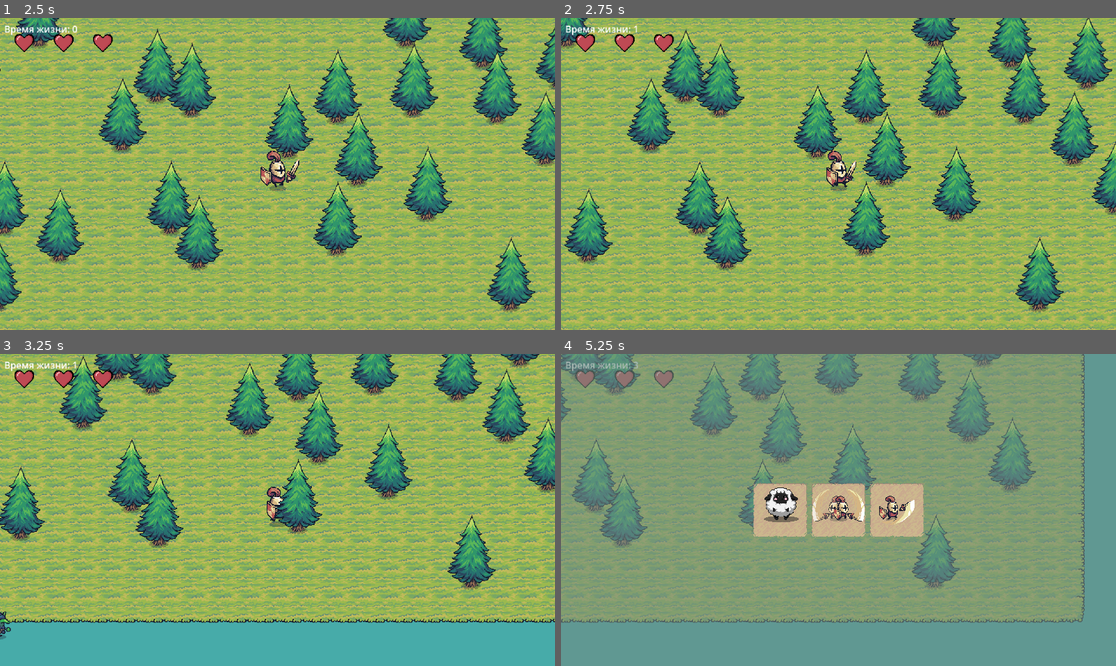
Above: before the commit, frames 1-4 (two rows, left to right).
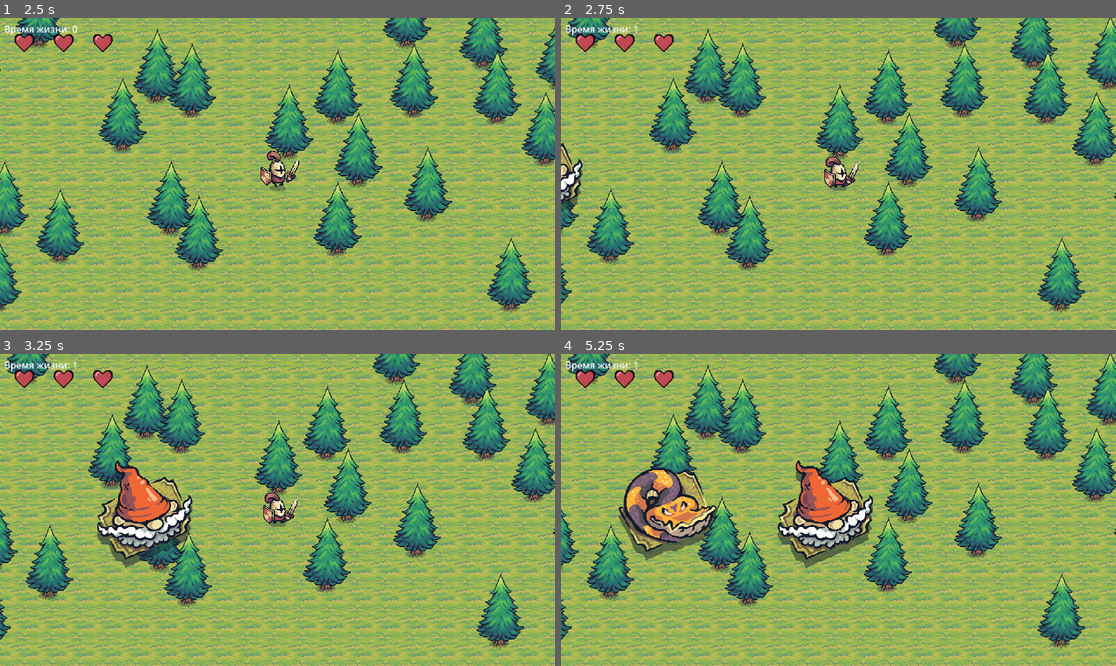
Above: after the commit, the same moments.

Repository: darkicestormteam/Fgame
Game: Godot game, scene res://scenes/mainmenu.tscn
Same seed, same stepped clock (60 frames per second), same inputs: the game is played once before the commit and once after it.
Inputs:
- Up to frame 1 (2.5 s): click "старт" at 0.5 s; click "старт" at 1.25 s; hold D (move_right) from 2.03 s (still down)
- Up to frame 2 (2.75 s): keep holding D (move_right)
- Up to frame 3 (3.25 s): release D (move_right) at 2.78 s; hold S (move_down) from 2.78 s (still down)
- Up to frame 4 (5.25 s): release S (move_down) at 3.53 s; hold D (move_right) 3.53-4.28 s; hold W (move_up) 4.28-5.03 s; hold A (move_left) from 5.03 s (still down)

Frame 1 is identical in both runs. In frame 2, 62% of the frame differs, in the area x 0-100%, y 0-100%; in frame 3, 79%; in frame 4, 88%.

Commit message:
Connect Gnome_Snake animation to wave 2 activation
-Key features implemented:
-Modified enemy_spawner.gd to add animation trigger for wave index 2
-Added condition to play Gnome_Snake animation when wave 2 activates
-Updated _on_activation_timer_timeout function to handle third wave with Snake animation
-Integrated preview system pause/resume functionality for wave 2 animation sequence

The changes extend the existing animation preview system to support the new Gnome_Snake animation for the second wave, maintaining consistent behavior with previous waves while adding the requested functionality.

Diff:
--- a/script/enemy_spawner.gd
+++ b/script/enemy_spawner.gd
@@ -65,6 +65,9 @@
 	# Если это вторая волна (номер 1), запускаем preview с анимацией Snake и ставим паузу
 	elif wave_index == 1:
 		await _play_preview_and_pause("Snake")
+	# Если это третья волна (номер 2), запускаем preview с анимацией Gnom_Snake и ставим паузу
+	elif wave_index == 2:
+		await _play_preview_and_pause("Gnom_Snake")
 
 	_current_wave_config = config
 	activate_spawner(config.lifetime)
Not shown, changed: .gitignore
